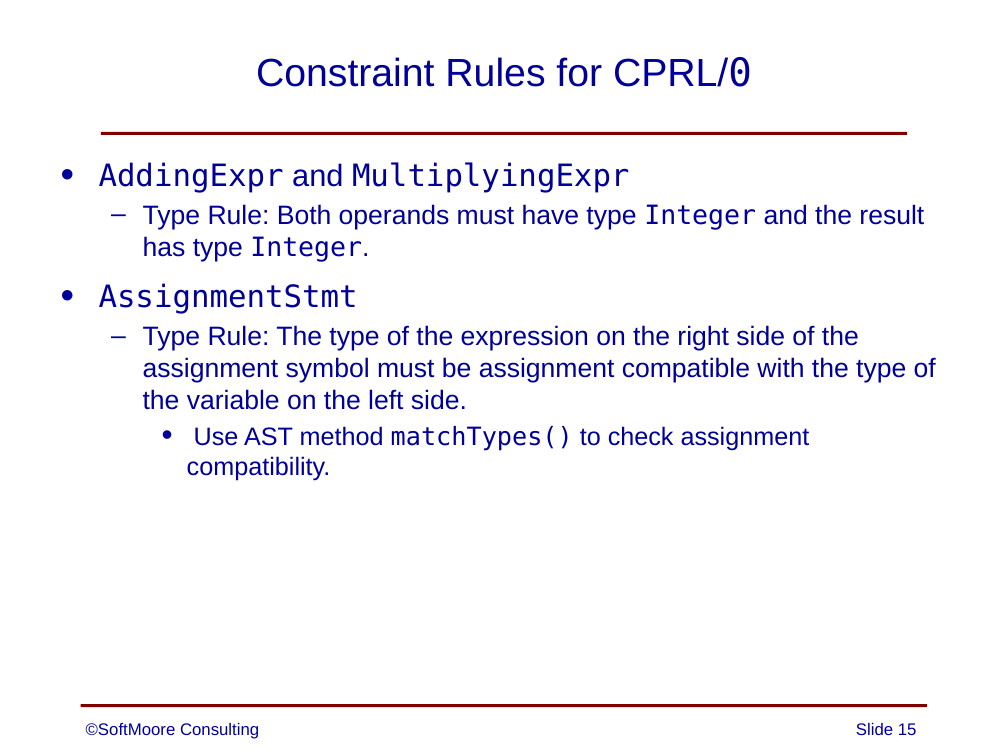
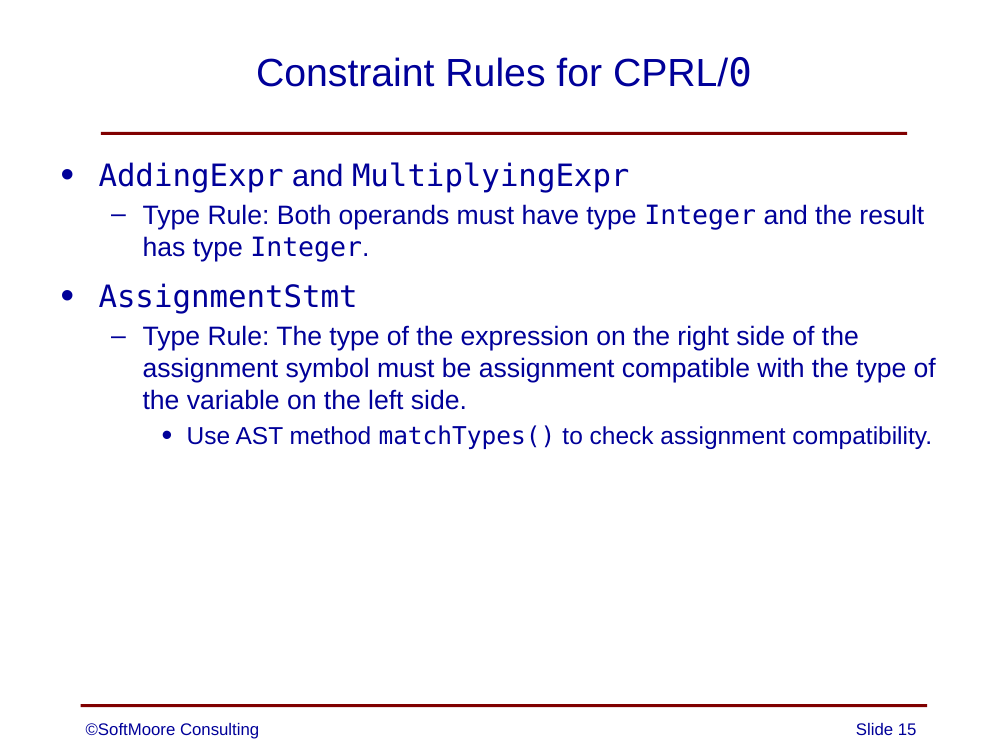
Before and after one commit to SoftMoore/CPRL-Kt-3rd, a slide deck: slide 15 of PowerPoints/09 - Constraint Analysis.pptx. Drawn at 1008x756 pixels with LibreOffice and Linux fonts; fonts in the diff are those of the drawing. Boxes give left, top, right and bottom in pixels: in the first picture for what was removed or moved away, otherwise in the second. Text is boxed around its words. In the diff, an @@ line names an element or a change of style, - is before the commit and + after.

```diff
--- a/PowerPoints/09 - Constraint Analysis.pptx
+++ b/PowerPoints/09 - Constraint Analysis.pptx
@@ text at <box>187,425,932,449</box>: size 18 to 17.5 pt in "Use AST method matchTypes() to check assignment ..." @@
```
Also in this commit, not shown: 5 other slides changed.
